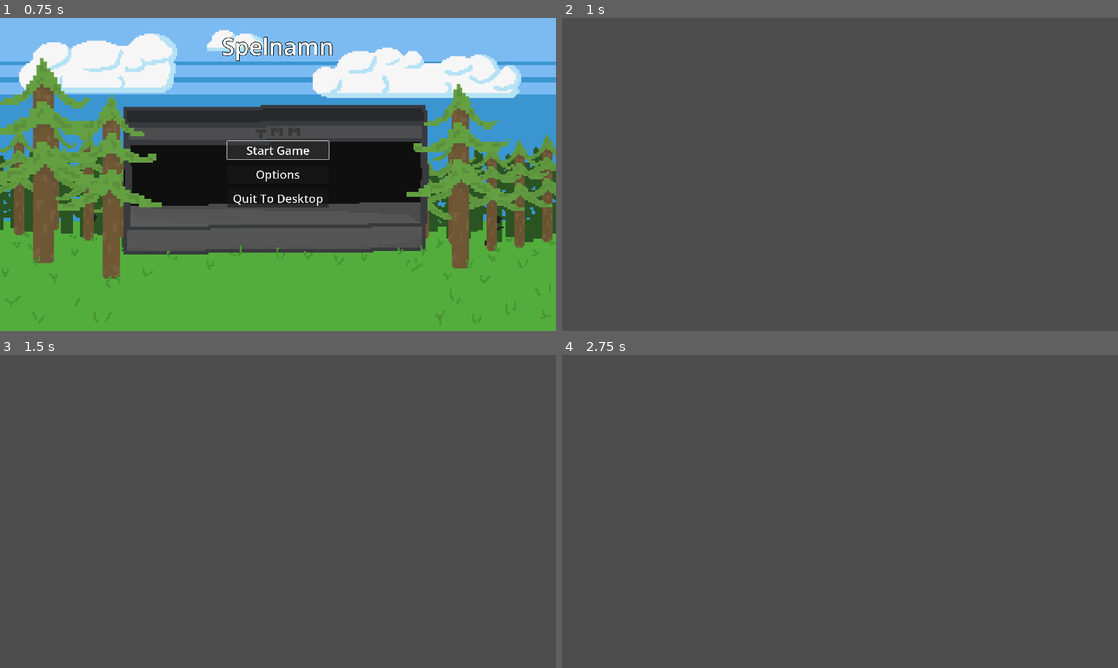
Above: before the commit, frames 1-4 (two rows, left to right).
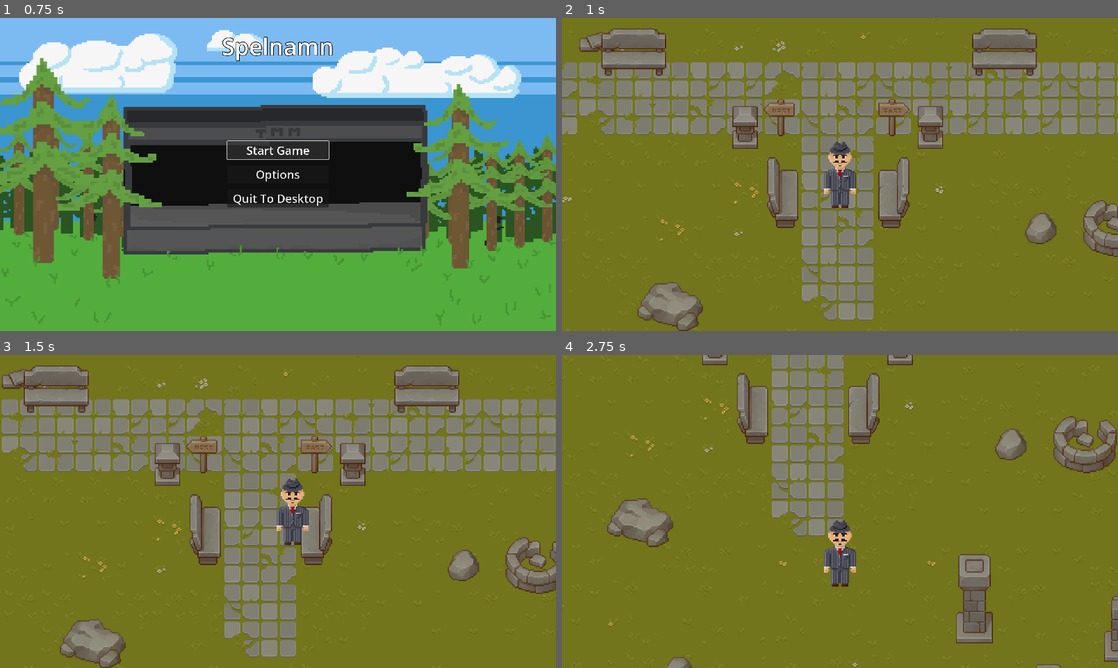
Above: after the commit, the same moments.

Repository: Goldstar32/TMMGame
Game: Godot game, scene res://Scenes/Menus/main_menu.tscn
Two runs of this game, one before a commit and one after it. Both use one fixed random seed, a clock stepped at 60 frames per second and the inputs below.
Inputs:
- Up to frame 1 (0.75 s): click "Start Game" at 0.5 s
- Up to frame 2 (1 s): no input
- Up to frame 3 (1.5 s): tap Enter at 1.25 s; hold D (right) from 1.28 s (still down)
- Up to frame 4 (2.75 s): release D (right) at 2.03 s; hold S (down) from 2.03 s (still down)

Frame 1 is identical in both runs. In frame 2, 97% of the frame differs, in the area x 0-100%, y 0-100%; in frame 3, 97%; in frame 4, 98%.

Commit message:
change effect of play in main menu
scene now switches to test_level when pressing play in main menu

Diff:
--- a/Scripts/Menus/main_menu.gd
+++ b/Scripts/Menus/main_menu.gd
@@ -14,9 +14,9 @@
 	$SFX.stream = click_sound
 	$SFX.play()
 
-	# Byt scen till nästa
+	# Change scene to TestLevel
 	await get_tree().create_timer(0.3).timeout
-	get_tree().change_scene_to_file("res://Scenes/main.tscn")
+	get_tree().change_scene_to_file("res://Scenes/Testing/test_level.tscn")
 
 
 func _on_quit_button_up():
